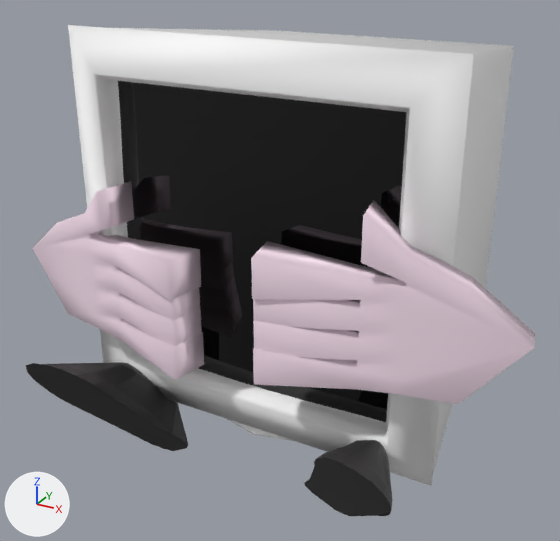
Renders of the glTF model assets/models/GooglyEyedComputer.glb from each side of a commit.
Before and after are seen from a 50 mm lens placed at (15.0, -31.0, 11.9), pointed at (-0.6, -2.7, -2.3). Lighting does not change. The marker at lower left points along +X, +Y and +Z. Where no turn or scale is listed for an object, it has been applied to the vertices. Vertices at the same position are counted once.
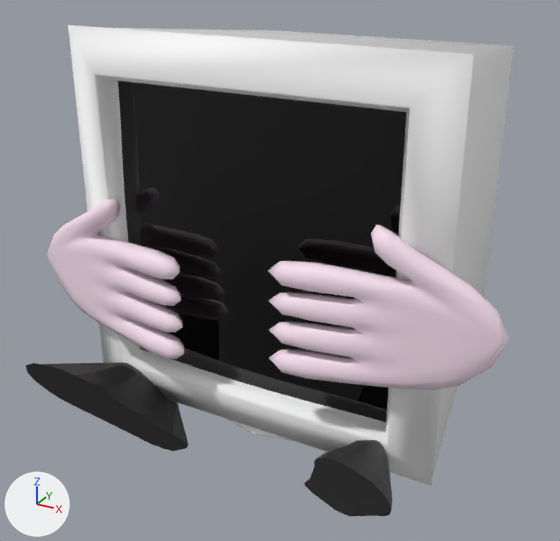
Pixel boxes (x1, y1, x2, y2) of what changed, in the pictures (560 x 541 px):
```json
{"object": "Cube.002", "change": "reshaped", "before": [32, 182, 535, 404], "after": [47, 198, 510, 390], "on screen": "8% narrower, 13% shorter"}
{"part": 1, "of": "me_cube_002", "change": "rebuilt", "before": [251, 200, 535, 404], "after": [268, 225, 510, 390], "on screen": "15% narrower, 19% shorter"}
{"part": 2, "of": "me_cube_002", "change": "rebuilt", "before": [32, 182, 204, 380], "after": [47, 198, 184, 359], "on screen": "20% narrower, 19% shorter"}
```

Scene script edits in JSON lines:
```json
{"block": "me_cube_002", "where": "# used by ob_cube_002; location = (7.03, -7.26, -1.44)"}
{"op": "remove", "block": "me_cube_002", "code": "me_cube_002.from_pydata(...)  # 124 vertices, 240 faces; spans x -18.7..4.4, y -1.9..1.5, z -3.6..4.7"}
{"op": "add", "block": "me_cube_002", "code": "me_cube_002.from_pydata(...)  # 512 vertices, 1016 faces; spans x -17.8..3.6, y -1.3..1.2, z -3.3..4.1"}
{"block": "me_cube_002", "change": "me_cube_002 part 1: the loose piece of 62 vertices spanning x -5.5..4.4, y -1.9..1.3, z -2.6..4.7 is rebuilt with 256 vertices and now spans x -5.1..3.6, y -1.3..1.1, z -2.4..4.1"}
{"block": "me_cube_002", "change": "me_cube_002 part 2: the loose piece of 62 vertices spanning x -18.7..-8.7, y -1.8..1.5, z -3.6..3.7 is rebuilt with 256 vertices and now spans x -17.8..-9.2, y -1.2..1.2, z -3.3..3.1"}
```
